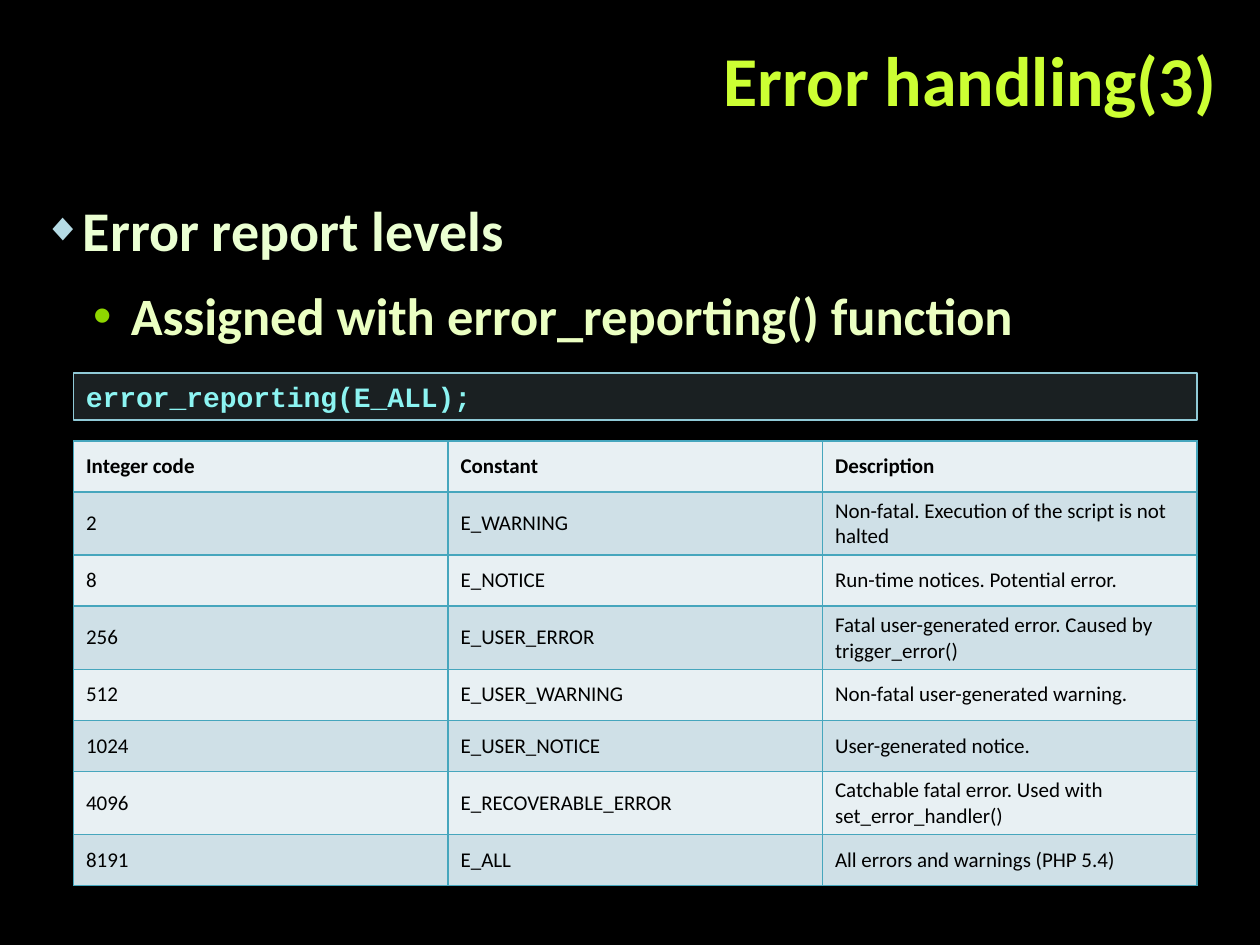
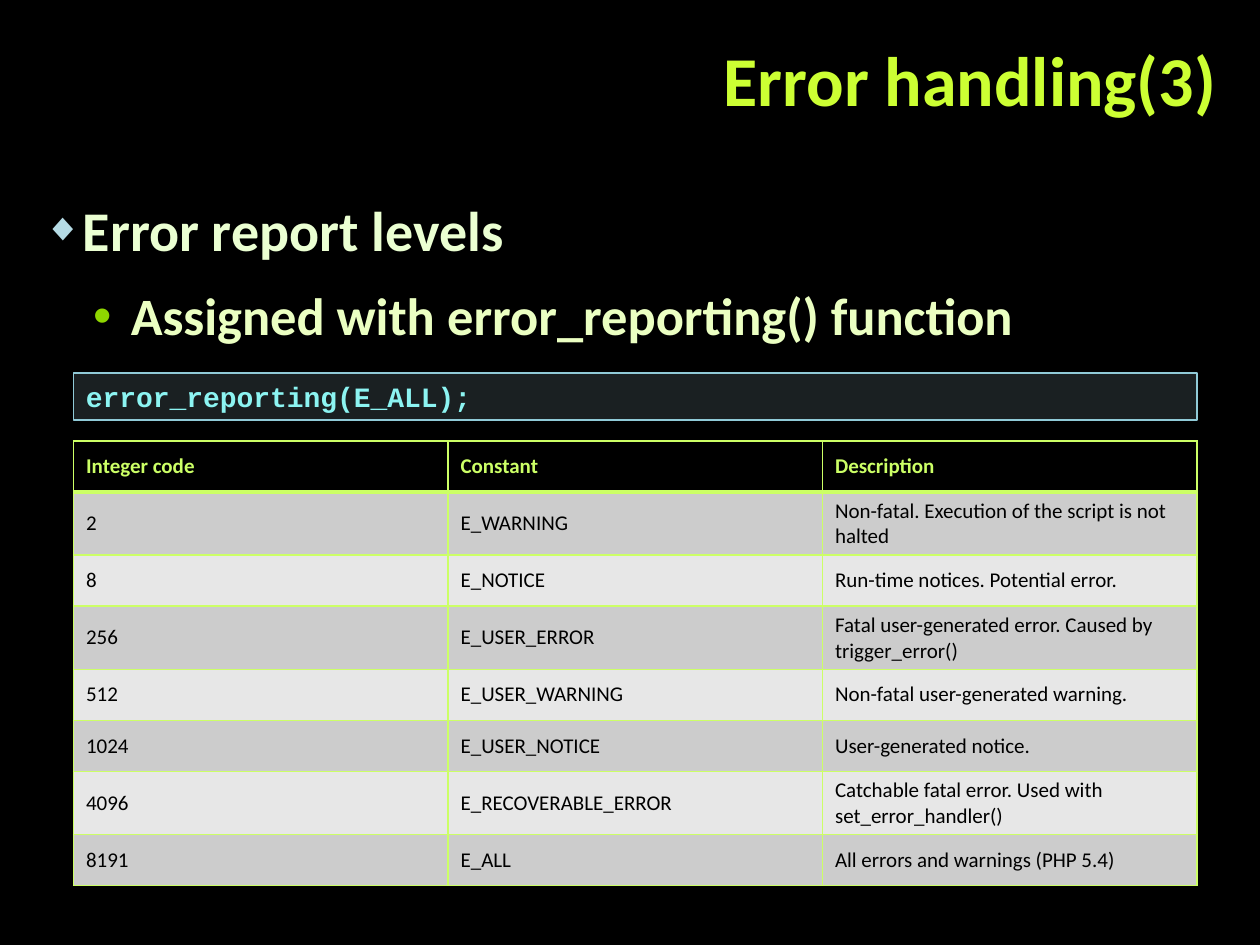
Before and after one commit to tanzhur/PHP_MVC-seminar, a slide deck: slide 28 of PHP_MVC.pptx. Drawn at 1260x945 pixels with LibreOffice and Linux fonts; fonts in the diff are those of the drawing; background and template pictures are left out. Boxes give left, top, right and bottom in pixels: in the first picture for what was removed or moved away, otherwise in the second. Text is boxed around its words. In the diff, an @@ line names an element or a change of style, - is before the commit and + after.

Commit message:
More progress made on the presentation

```diff
--- a/PHP_MVC.pptx
+++ b/PHP_MVC.pptx
@@ table at box(73, 441, 1196, 886) @@
@@ fill #E9F1F4 to #000000 in row 1 @@
@@ fill #CFE1E8 to #CCCCCC in 12 cells @@
@@ fill #E9F1F4 to #E7E7E7 in 9 cells @@
@@ text colour #000000 to #CCFF66 in "Integer code", "Constant", "Description" @@
@@ borders changed @@
```
Also in this commit, not shown: 2 other slides changed, 4 slides added, 1 other file.
